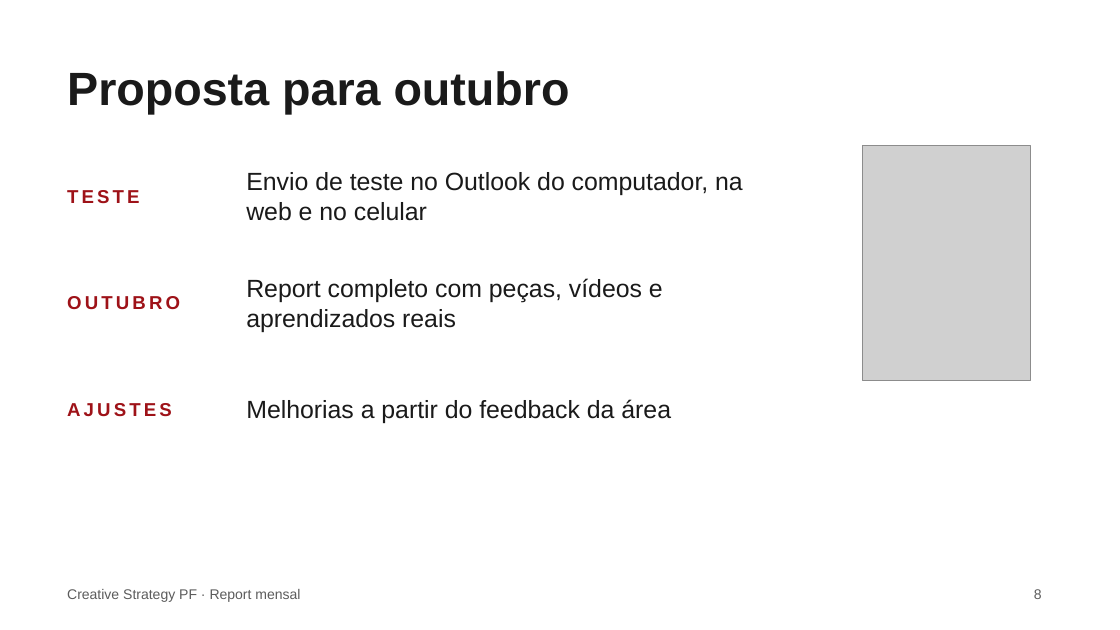
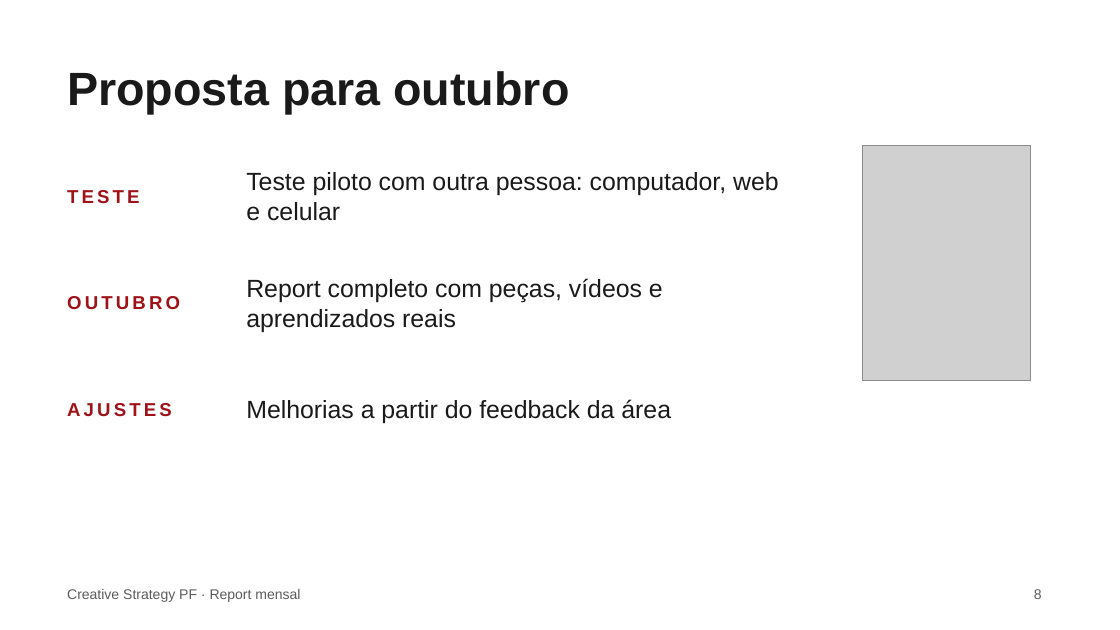
Before and after one commit to fabrizzioriccelli/report_mensal_st, a slide deck: slide 8 of docs/apresentacao-report-mensal.pptx. Drawn at 1120x630 pixels with LibreOffice and Linux fonts; fonts in the diff are those of the drawing; grey boxes stand for pictures. Boxes give left, top, right and bottom in pixels: in the first picture for what was removed or moved away, otherwise in the second. Text is boxed around its words. In the diff, an @@ line names an element or a change of style, - is before the commit and + after.

```diff
--- a/docs/apresentacao-report-mensal.pptx
+++ b/docs/apresentacao-report-mensal.pptx
@@ text at bbox=[246, 172, 779, 221]: text changed @@
-Envio de teste no Outlook do computador, na web e no celular
+Teste piloto com outra pessoa: computador, web e celular
```
Also in this commit, not shown: 2 other slides changed, 29 other files.
